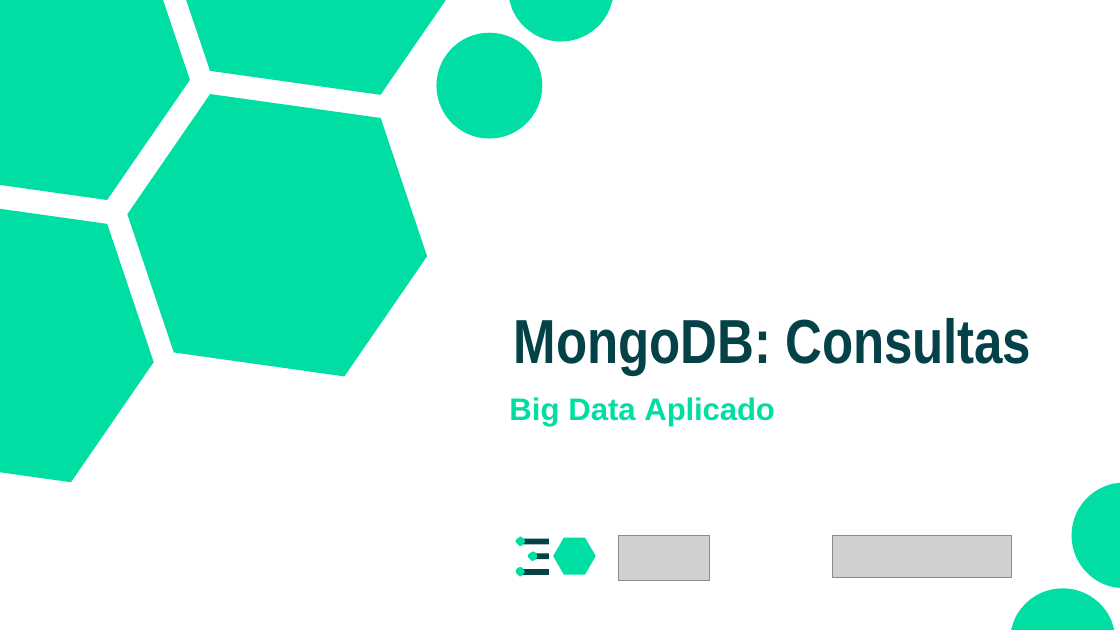
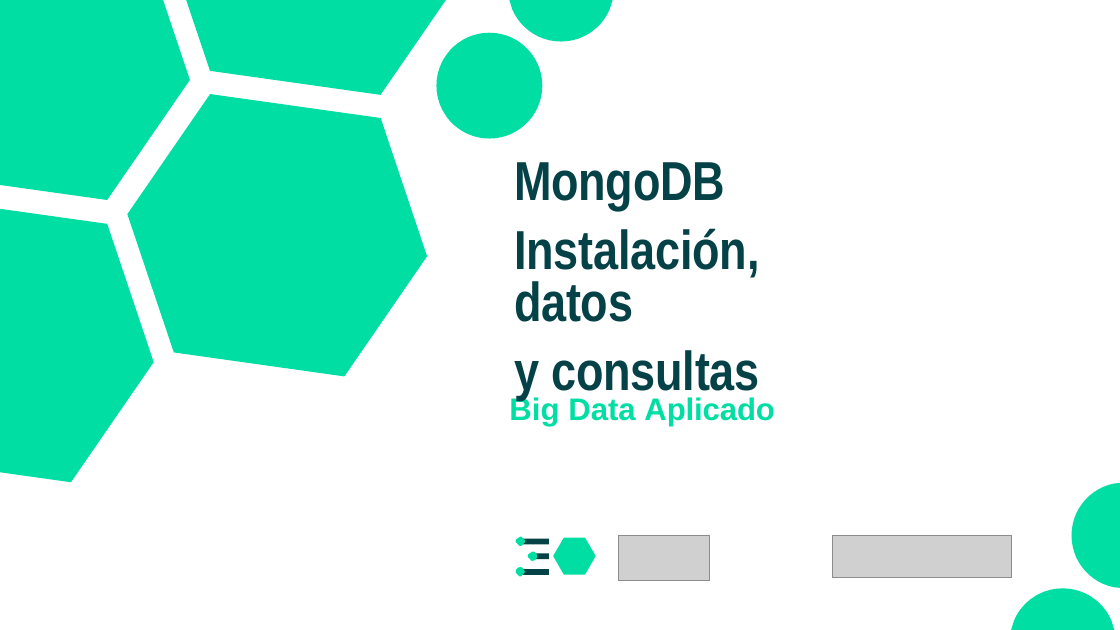
Before and after one commit to CodeWithJuancho/CEIABD_Modulos-de-Big-Data, a slide deck: slide 1 of BIU/UT2 - Almacenamiento y consulta de datos/UT2_2 MongoDB/UT2_2 MongoDB.pptx (slide 17 before the commit). Drawn at 1120x630 pixels with LibreOffice and Linux fonts; fonts in the diff are those of the drawing; grey boxes stand for pictures. Boxes give left, top, right and bottom in pixels: in the first picture for what was removed or moved away, otherwise in the second. Text is boxed around its words. In the diff, an @@ line names an element or a change of style, - is before the commit and + after.

Commit message:
UT2_2 MongoDB

```diff
--- a/BIU/UT2 - Almacenamiento y consulta de datos/UT2_2 MongoDB/UT2_2 MongoDB.pptx
+++ b/BIU/UT2 - Almacenamiento y consulta de datos/UT2_2 MongoDB/UT2_2 MongoDB.pptx
@@ title "MongoDB" at <box>514,162,760,400</box>: vertical alignment top to middle @@
@@ title at <box>514,162,760,400</box>: text changed; size 40 to 35.2 pt @@
-MongoDB: Consultas
+MongoDB
+Instalación, datos
+y consultas
```
Also in this commit, not shown: 4 other slides changed, 33 slides added, 28 slides removed, 5 other files.
